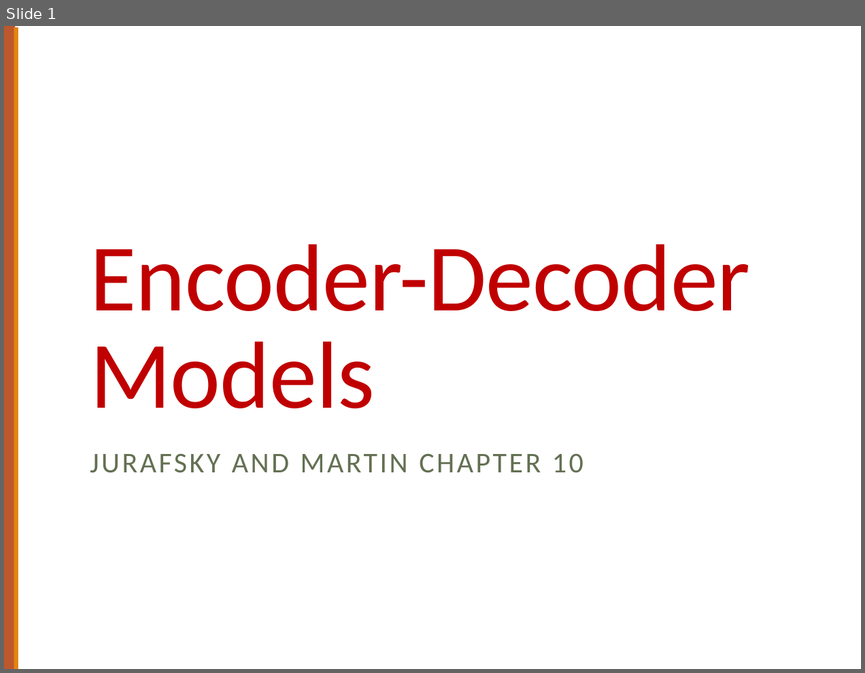
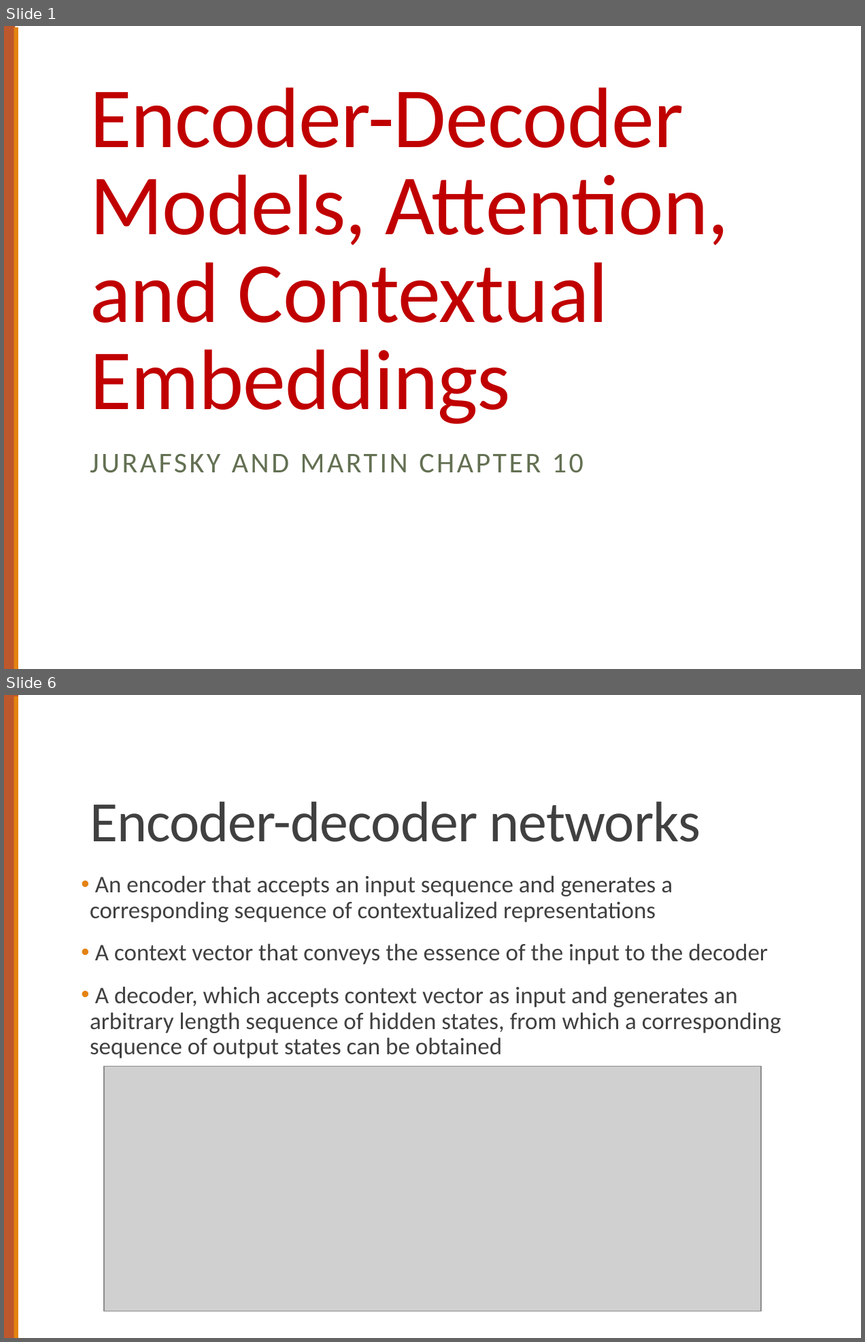
Before and after one commit to computational-linguistics-class/computational-linguistics-class.github.io, a slide deck: slides/18-encoder-decoder-models.pptx. Shown one above the other, each under a label of ours: slide 1 before the commit, slides 1 and 6 after it; the slides between them are not shown. The pictures are 865x673 and 865x1342 pixels, drawn with LibreOffice and Linux fonts; fonts in the diff are those of the drawing; grey boxes stand for pictures. Boxes give left, top, right and bottom in pixels: in the first picture for what was removed or moved away, otherwise in the second. Text is boxed around its words. In the diff, an @@ line names an element or a change of style, - is before the commit and + after.

Commit message:
Update slides for encoder-decoder models

```diff
--- a/slides/18-encoder-decoder-models.pptx
+++ b/slides/18-encoder-decoder-models.pptx
@@ slide 6 added at box(4, 695, 861, 1338), background #FFFFFF; not listed: 1 template element that a slide beside it also shows @@
@@ rectangle added at box(4, 695, 18, 1337), fill #BD582C @@
@@ title added at box(90, 801, 700, 842), 48 pt, text #404040 @@
+Encoder-decoder networks
@@ text added at box(90, 875, 781, 1058), 20 pt, text #404040 @@
+• An encoder that accepts an input sequence and generates a corresponding sequence of contextualized representations
+• A context vector that conveys the essence of the input to the decoder
+• A decoder, which accepts context vector as input and generates an arbitrary length sequence of hidden states, from which a corresponding sequence of output states can be obtained
@@ picture added at box(104, 1066, 762, 1311) @@
@@ slide 1 changed as well @@
@@ title at box(90, 87, 729, 424): text changed; size 80 to 72 pt @@
-Encoder-Decoder Models
+Encoder-Decoder Models, Attention,
+and Contextual Embeddings
```
Also in this commit, not shown: 11 other slides added.
